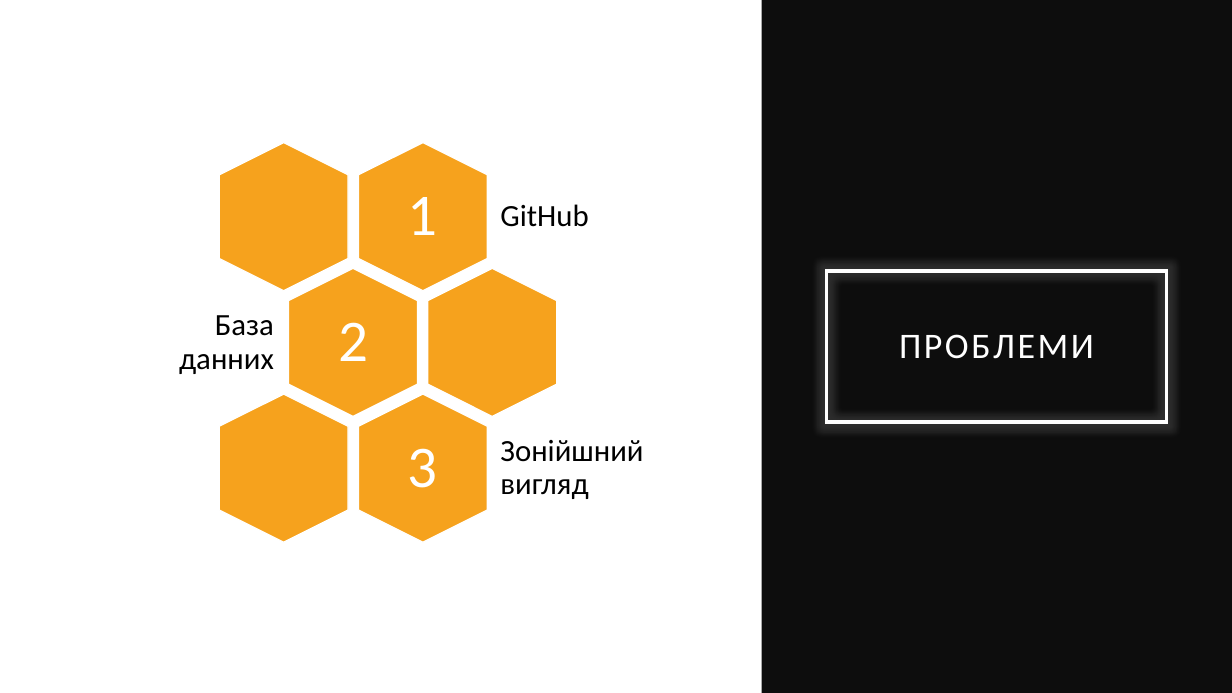
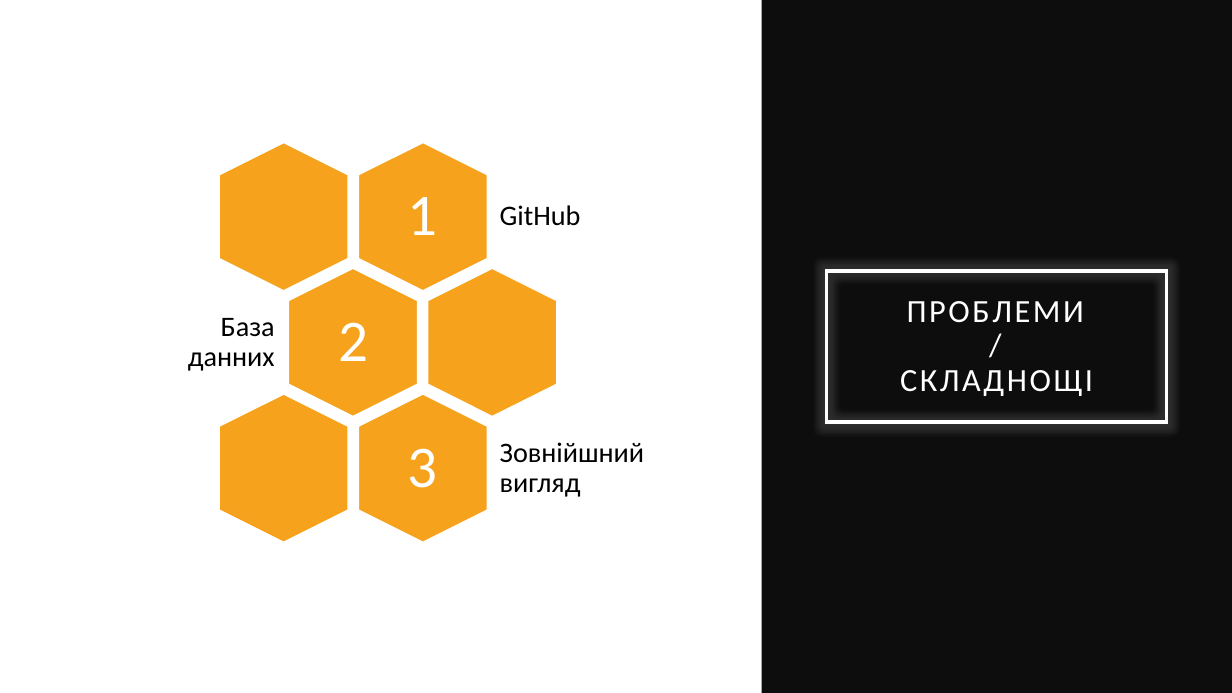
Before and after one commit to andrewpechersky/Interactive_helper, a slide deck: slide 4 of interactive_helper/Interactive helper.pptx. Drawn at 1232x693 pixels with LibreOffice and Linux fonts; fonts in the diff are those of the drawing. Boxes give left, top, right and bottom in pixels: in the first picture for what was removed or moved away, otherwise in the second. Text is boxed around its words. In the diff, an @@ line names an element or a change of style, - is before the commit and + after.

Commit message:
ppx final

```diff
--- a/interactive_helper/Interactive helper.pptx
+++ b/interactive_helper/Interactive helper.pptx
@@ text "GitHub" at [500,205,581,226]: size 24 to 22 pt @@
@@ text "База данних" at [188,318,275,371]: size 24 to 22 pt @@
@@ title at [900,301,1093,396]: text changed; size 28 to 25.2 pt @@
-ПРОБЛЕМИ
+ПРОБЛЕМИ
+/
+СКЛАДНОЩІ
@@ text at [500,442,645,497]: text changed; size 24 to 22 pt @@
-Зонійшний вигляд
+Зовнійшний вигляд
```
Also in this commit, not shown: 1 other slide changed.
